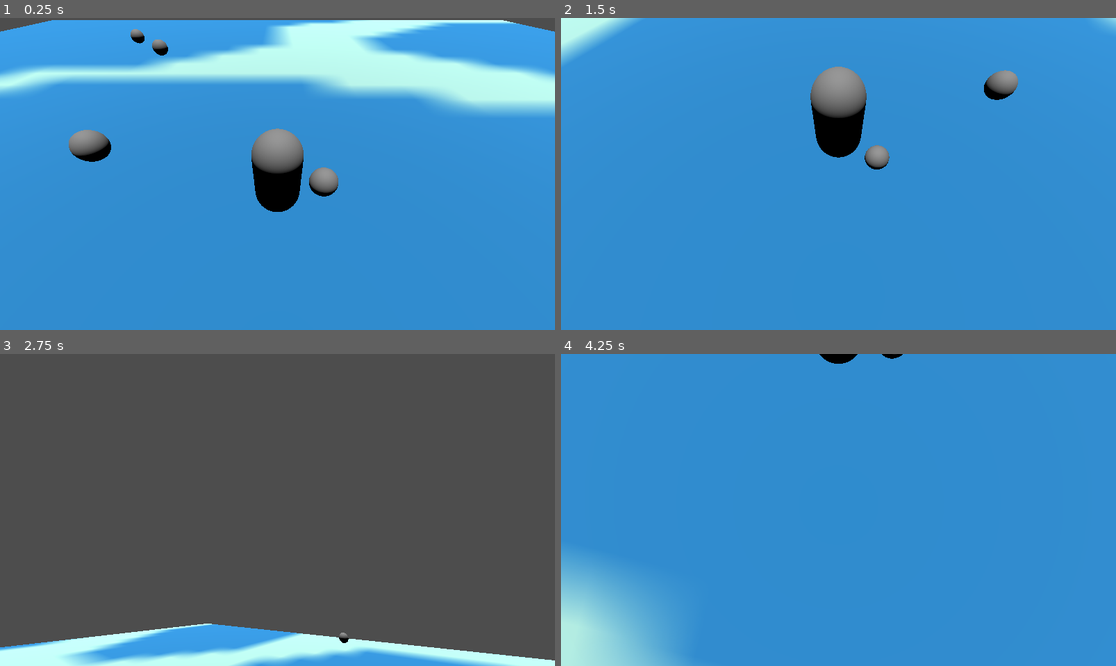
Above: before the commit, frames 1-4 (two rows, left to right).
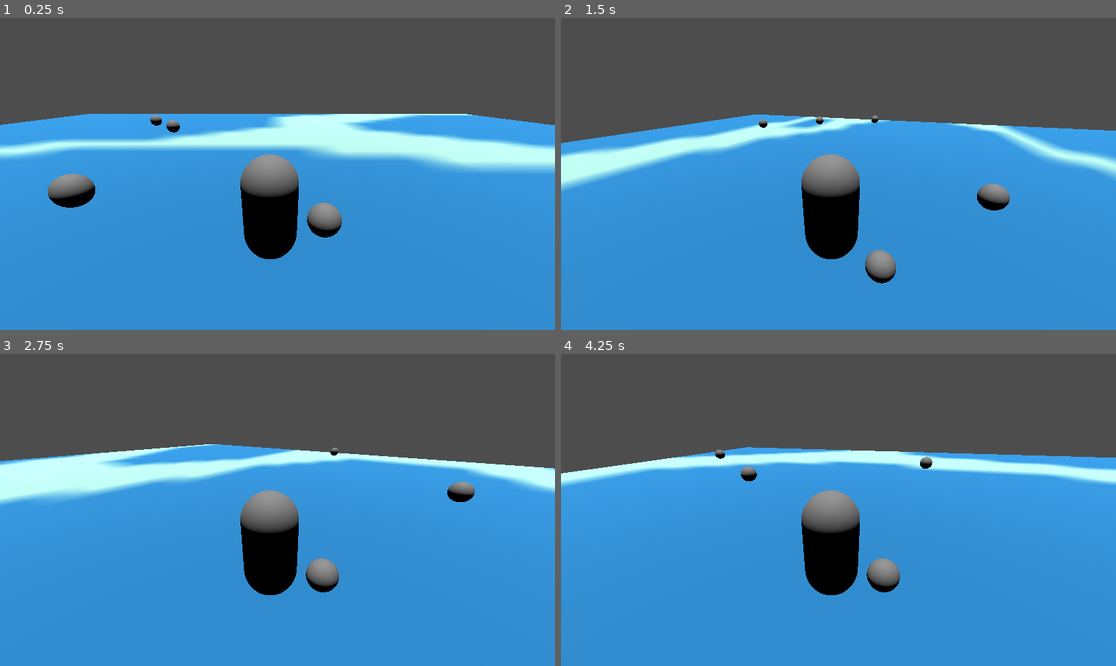
Above: after the commit, the same moments.

Repository: arry424/Chaunch
Game: Godot game, scene res://scenes/main.tscn
Two runs of this game, one before a commit and one after it. Both use one fixed random seed, a clock stepped at 60 frames per second and the inputs below.
Inputs (mouse positions are in pixels of both pictures, inside the frame that each line leads up to):
- Up to frame 1 (0.25 s): no input
- Up to frame 2 (1.5 s): move the mouse to (960, 158) at 0.52 s; hold D (move_right) 0.53-1.28 s; hold R (throw) 0.53-1.28 s; tap Space (jump) at 0.77 s; move the mouse to (727, 189) at 1.27 s; hold S (move_back) from 1.28 s (still down); tap E (pick_up) at 1.35 s
- Up to frame 3 (2.75 s): tap Space (jump) at 1.52 s; tap R (throw) at 1.55 s; move the mouse to (333, 441) at 2.02 s; release S (move_back) at 2.03 s; hold D (move_right) from 2.03 s (still down); hold R (throw) from 2.03 s (still down); tap Shift (sprint) at 2.1 s
- Up to frame 4 (4.25 s): move the mouse to (810, 572) at 2.77 s; release D (move_right) at 2.78 s; release R (throw) at 2.78 s; hold W (move_forward) 2.78-3.53 s; tap R (throw) at 2.85 s; tap Space (jump) at 3.02, 3.77 s; move the mouse to (1005, 556) at 3.52 s; hold A (move_left) from 3.53 s (still down); hold R (throw) from 3.53 s (still down)

The runs differ from the first frame. In frame 1, 44% of the frame differs, in the area x 0-100%, y 0-78%; in frame 2, 45%; in frame 3, 65%, in the area x 0-100%, y 28-100%; in frame 4, 47%.

Commit message:
camera

Diff:
--- a/code/chain.gd
+++ b/code/chain.gd
@@ -4,6 +4,7 @@
 var last_held_object: RigidBody3D
 var last_collided_object: RigidBody3D
 var is_colliding = false
+@onready var ray = $RayCast3D
 # Called when the node enters the scene tree for the first time.
 func _ready():
 	#contact_monitor = true
@@ -22,7 +23,9 @@
 	if Input.is_action_pressed("throw") && !canPickUp:
 		last_held_object.reparent(get_tree().root)
 		last_held_object.freeze = false
-		last_held_object.set_axis_velocity(Vector3(0,10,-6))
+		var direction_vector = self.transform.origin
+		direction_vector = direction_vector.normalized()  # Normalize for unit length
+		last_held_object.set_axis_velocity(direction_vector)
 		canPickUp = true
 
 
--- a/code/player.gd
+++ b/code/player.gd
@@ -50,7 +50,7 @@
 	look_dir += input
 	rotation.y -= look_dir.x * camera_sens * delta
 	print(rotation.y)
-	camera.rotation.x = clamp(camera.rotation.x - look_dir.y * camera_sens * sens_mod* delta, -90, 90)
+	#camera.rotation.x = clamp(camera.rotation.x - look_dir.y * camera_sens * sens_mod* delta, -90, 90)
 	look_dir = Vector2.ZERO
 
 func _process(delta):
--- a/project.godot
+++ b/project.godot
@@ -78,6 +78,10 @@
 "deadzone": 0.5,
 "events": []
 }
+test={
+"deadzone": 0.5,
+"events": []
+}
 
 [layer_names]
 
--- a/scenes/chain.tscn
+++ b/scenes/chain.tscn
@@ -29,5 +29,8 @@
 transform = Transform3D(1.655, 0, 0, 0, 1.655, 0, 0, 0, 1.655, 0, 0, 0)
 shape = SubResource("SphereShape3D_mkych")
 
+[node name="RayCast3D" type="RayCast3D" parent="."]
+transform = Transform3D(1, 0, 0, 0, -4.37114e-08, 1, 0, -1, -4.37114e-08, -0.00178552, 0, 0.573294)
+
 [connection signal="body_entered" from="Area3D" to="." method="_on_area_3d_body_entered"]
 [connection signal="body_exited" from="Area3D" to="." method="_on_area_3d_body_exited"]
--- a/scenes/player.tscn
+++ b/scenes/player.tscn
@@ -12,7 +12,7 @@
 script = ExtResource("1_crpbl")
 
 [node name="Camera3D" type="Camera3D" parent="."]
-transform = Transform3D(1, 0, 0, 0, 0.707107, 0.707107, 0, -0.707107, 0.707107, 0, 3, 3)
+transform = Transform3D(1, 0, 0, 0, 0.924699, 0.380699, 0, -0.380699, 0.924699, 0.132298, 1.98414, 3.17343)
 
 [node name="CollisionShape3D" type="CollisionShape3D" parent="."]
 shape = SubResource("CapsuleShape3D_w3mry")
@@ -26,6 +26,9 @@
 [node name="MeshInstance3D" parent="ChainObject" index="1"]
 transform = Transform3D(0.73, 0, 0, 0, 0.73, 0, 0, 0, 0.73, 0, 0, 0)
 
+[node name="RayCast3D" parent="ChainObject" index="3"]
+transform = Transform3D(-1, 8.74228e-08, 3.82137e-15, 0, -4.37114e-08, 1, 8.74228e-08, 1, 4.37114e-08, -0.00178552, 0, 0.258471)
+
 [node name="MeshInstance3D" type="MeshInstance3D" parent="."]
 mesh = SubResource("CapsuleMesh_kaoky")
 
